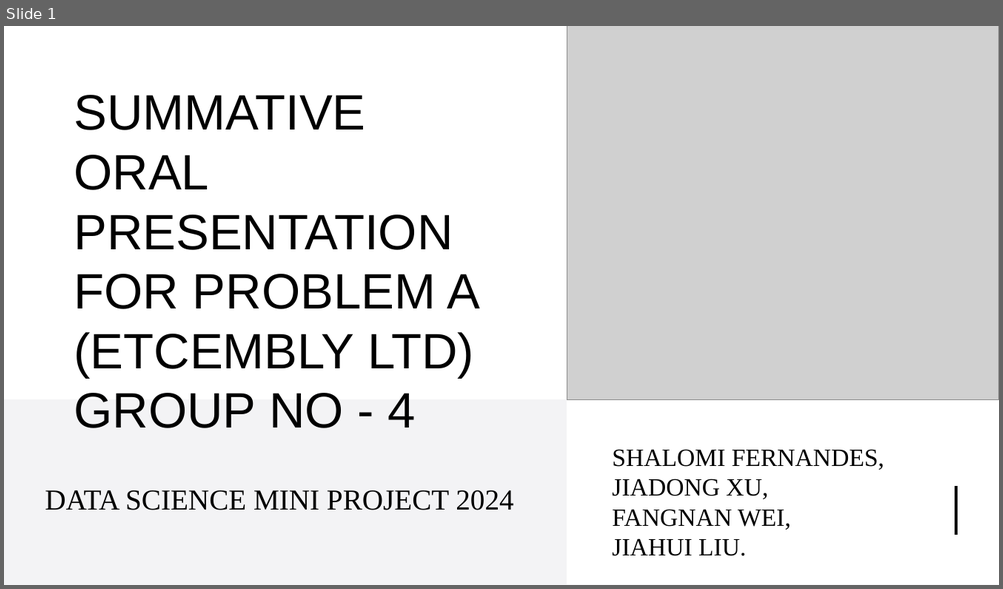
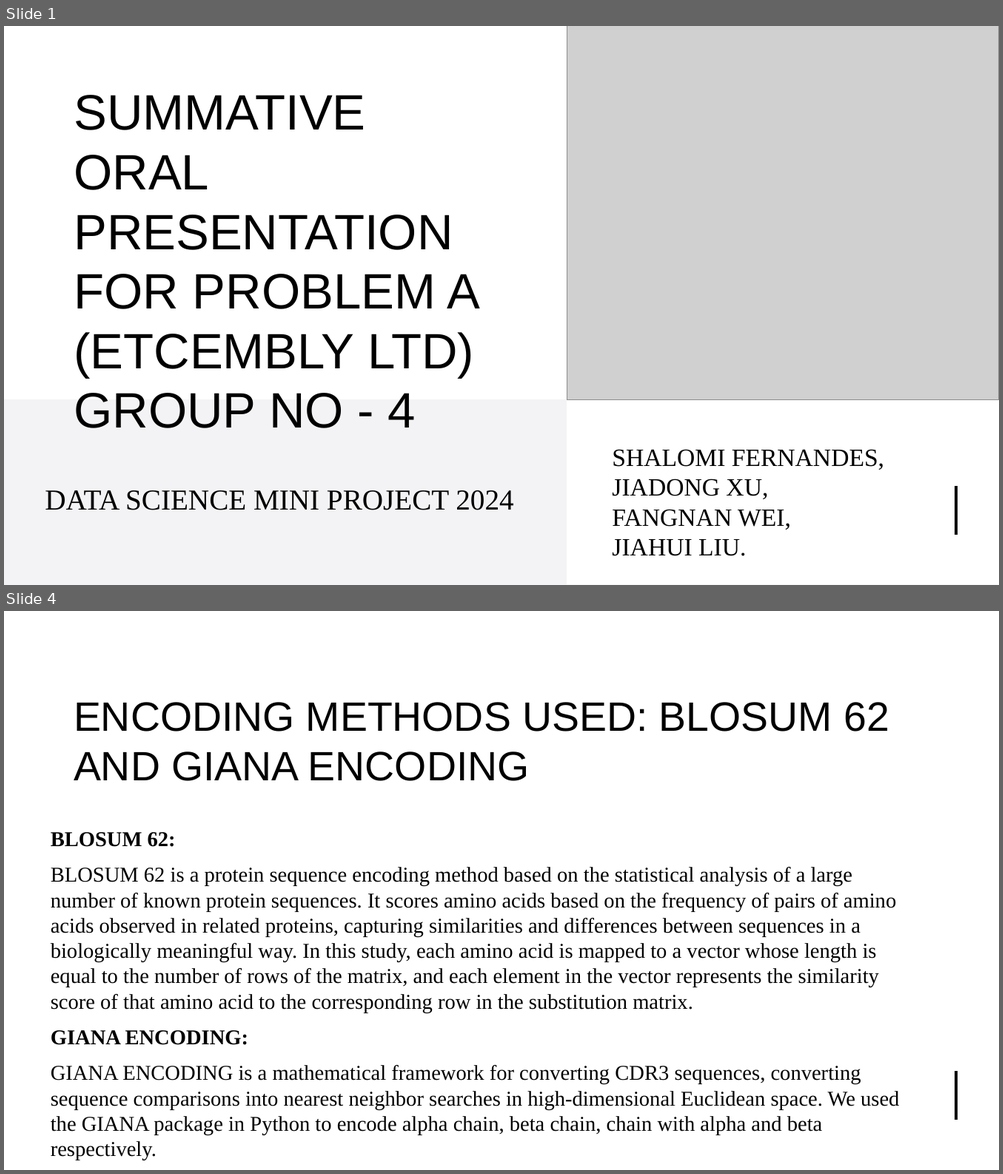
Before and after one commit to UoB-DSMP-2023-24/dsmp-2024-group4, a slide deck: summative presentation/Summative Oral Presentation-Group 4.pptx. Shown one above the other, each under a label of ours: slide 1 before the commit, slides 1 and 4 after it; the slides between them are not shown. The pictures are 1003x589 and 1003x1174 pixels, drawn with LibreOffice and Linux fonts; fonts in the diff are those of the drawing; grey boxes stand for pictures. Boxes give left, top, right and bottom in pixels: in the first picture for what was removed or moved away, otherwise in the second. Text is boxed around its words. In the diff, an @@ line names an element or a change of style, - is before the commit and + after.

```diff
--- a/summative presentation/Summative Oral Presentation-Group 4.pptx
+++ b/summative presentation/Summative Oral Presentation-Group 4.pptx
@@ slide 4 added at (4, 611, 999, 1170), background #FFFFFF @@
@@ rectangle added at (4, 611, 999, 1170), fill #FFFFFF @@
@@ rectangle added at (4, 611, 999, 818), fill #FFFFFF @@
@@ title added at (74, 702, 889, 781), 39.6 pt, text #000000 @@
+ENCODING METHODS USED: BLOSUM 62 AND GIANA ENCODING
@@ text added at (51, 832, 899, 1161), 20.4 pt, text #000000 @@
+BLOSUM 62:
+BLOSUM 62 is a protein sequence encoding method based on the statistical analysis of a large number of known protein sequences. It scores amino acids based on the frequency of pairs of amino acids observed in related proteins, capturing similarities and differences between sequences in a biologically meaningful way. In this study, each amino acid is mapped to a vector whose length is equal to the number of rows of the matrix, and each element in the vector represents the similarity score of that amino acid to the corresponding row in the substitution matrix.
+GIANA ENCODING:
+GIANA ENCODING is a mathematical framework for converting CDR3 sequences, converting sequence comparisons into nearest neighbor searches in high-dimensional Euclidean space. We used the GIANA package in Python to encode alpha chain, beta chain, chain with alpha and beta respectively.
@@ line added from (956, 1071) to (956, 1120), #000000 3 pt @@
```
Also in this commit, not shown: 3 slides changed, 16 other slides added, 8 slides removed, 1 other file.
